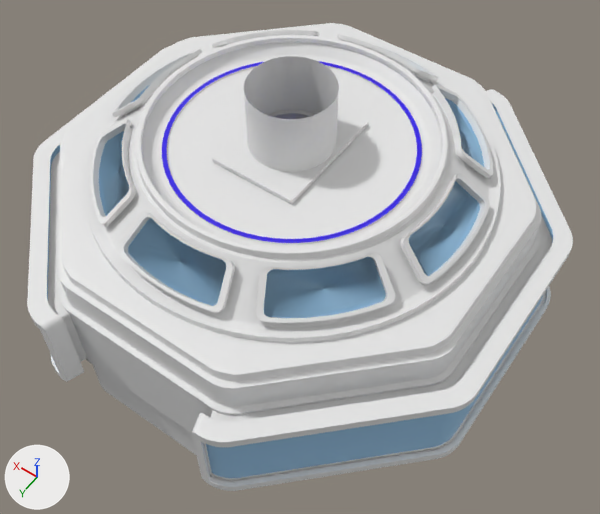
Before and after pictures for a commit that changed the FBX model Models/FBX/FBX_SS_Module3_6x6.fbx.
Camera for both pictures: a 50 mm camera at (-4.84, 6.59, 11.29) aimed at (-0.32, 0.26, 1.35). Arrows for +X, +Y and +Z are at lower left; the lights stay in place. Where no turn or scale is listed for an object, it has been applied to the vertices. Vertices at the same position are counted once.

Script lines for the objects in view, before the commit:
```python
me_cube_010 = bpy.data.meshes.new('Cube.010')
me_cube_010.from_pydata(...)  # 224 vertices, 220 faces; spans x -3.61..3.61, y -3.63..3.63, z 1.01..2.21
me_cube_010.materials.append(mat_glass)  # blue #99c6e7
me_cube_012 = bpy.data.meshes.new('Cube.012')
me_cube_012.from_pydata(...)  # 4667 vertices, 4104 faces; spans x -3.25..3.25, y -3.25..3.25, z 2.7..3.56
# faces by material slot: [4096, 8]
me_cube_012.materials.append(mat_metal)  # white #e7e7e7
me_cube_012.materials.append(mat_glass)  # blue #99c6e7
me_cube_015 = bpy.data.meshes.new('Cube.015')
me_cube_015.from_pydata(...)  # 1352 vertices, 1162 faces; spans x -3.73..3.73, y -3.73..3.73, z 0.89..2.33
me_cube_015.materials.append(mat_metal)  # white #e7e7e7
ob_360windows = bpy.data.objects.new('360Windows', me_cube_010)
ob_360windows.location = (0.0, 0.0, 0.0)
ob_ceiling_windowed_003 = bpy.data.objects.new('Ceiling_Windowed.003', me_cube_012)
ob_ceiling_windowed_003.location = (0.0, 0.0, 0.0)
ob_walls_plain = bpy.data.objects.new('Walls_Plain', me_cube_015)
ob_walls_plain.location = (0.0, 0.0, 0.0)
# also in view: 'Ceiling_InnerFace' at (0.0, 0.0, 3.83); 'Walls_Plain.002' at (0.0, 0.0, 1.35)
```
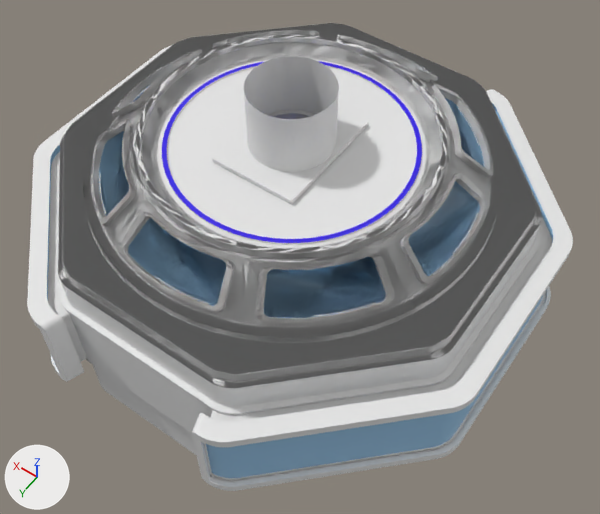
Boxes (x1, y1, x2, y2) around the edits, measured in the pictures (600 x 514 px):
```json
{"object": "Ceiling_Windowed.000", "change": "added", "after": [99, 77, 484, 317]}
{"part": 1, "of": "me_cube_012", "change": "added", "after": [58, 23, 542, 388]}
```

The change, as JSON lines over the scene's bpy script:
```json
{"block": "me_cube_012", "where": "# used by ob_ceiling_windowed_003; location = (0.0, 0.0, 0.0)"}
{"op": "remove", "block": "me_cube_012", "code": "me_cube_012.from_pydata(...)  # 4667 vertices, 4104 faces; spans x -3.25..3.25, y -3.25..3.25, z 2.7..3.56"}
{"op": "add", "block": "me_cube_012", "code": "me_cube_012.from_pydata(...)  # 19003 vertices, 21848 faces; spans x -3.25..3.25, y -3.25..3.25, z 2.7..3.56"}
{"block": "me_cube_012", "change": "me_cube_012 part 1: 14336 vertices added at x -3.25..3.25, y -3.25..3.25, z 2.7..3.56"}
{"op": "add", "block": "me_ceiling_windowed_001", "code": ["me_ceiling_windowed_001 = bpy.data.meshes.new('Ceiling_Windowed.001')", "me_ceiling_windowed_001.from_pydata(...)  # 2896 vertices, 2896 faces; spans x -2.65..2.65, y -2.65..2.65, z 3.01..3.4", "me_ceiling_windowed_001.materials.append(mat_m_rubber)  # white #e7e7e7"]}
{"op": "add", "block": "ob_ceiling_windowed_000", "code": ["ob_ceiling_windowed_000 = bpy.data.objects.new('Ceiling_Windowed.000', me_ceiling_windowed_001)", "ob_ceiling_windowed_000.location = (0.0, 0.0, 0.0)"]}
```
